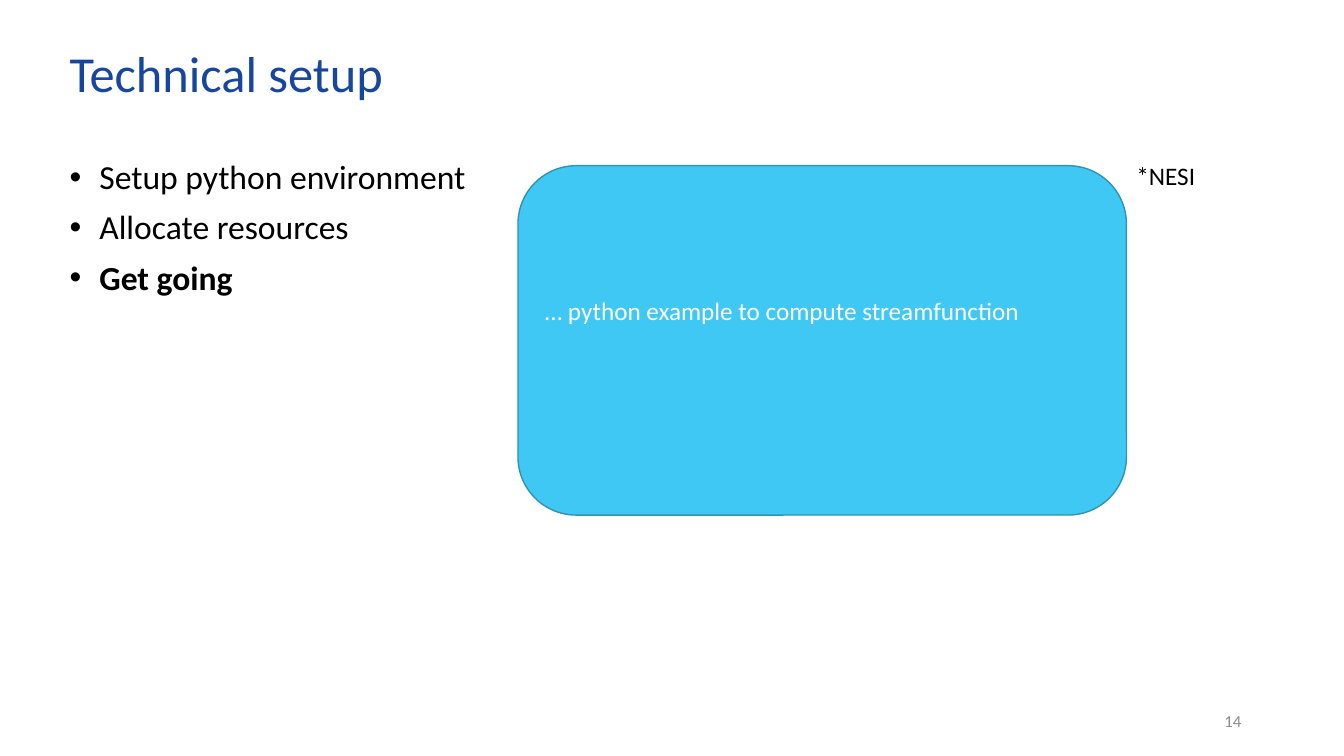
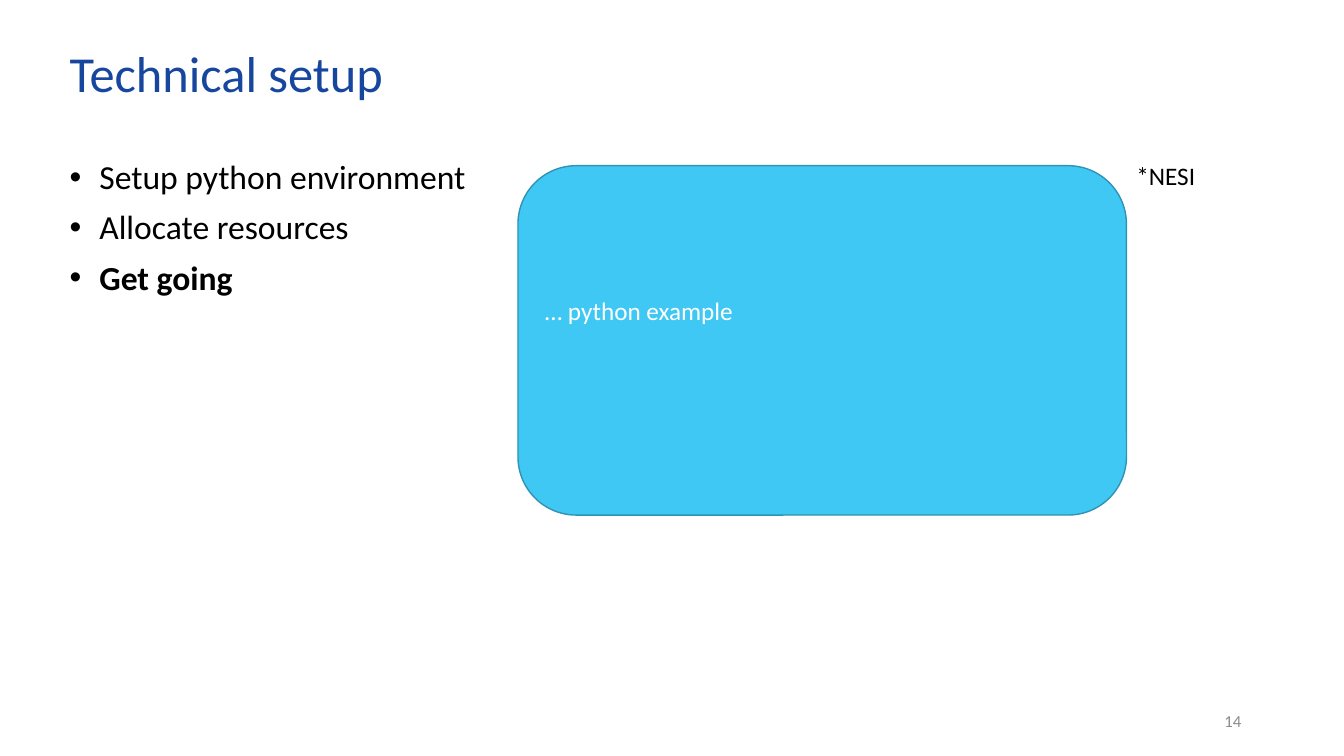
Before and after one commit to erikbehrens/pangeo_tutorial, a slide deck: slide 14 of Pangeo.pptx. Drawn at 1344x756 pixels with LibreOffice and Linux fonts; fonts in the diff are those of the drawing; background and template pictures are left out. Boxes give left, top, right and bottom in pixels: in the first picture for what was removed or moved away, otherwise in the second. Text is boxed around its words. In the diff, an @@ line names an element or a change of style, - is before the commit and + after.

Commit message:
update pptx

```diff
--- a/Pangeo.pptx
+++ b/Pangeo.pptx
@@ text in rounded rectangle at (x1=568, y1=302, x2=732, y2=324): text changed @@
-… python example to compute streamfunction
+… python example
```
